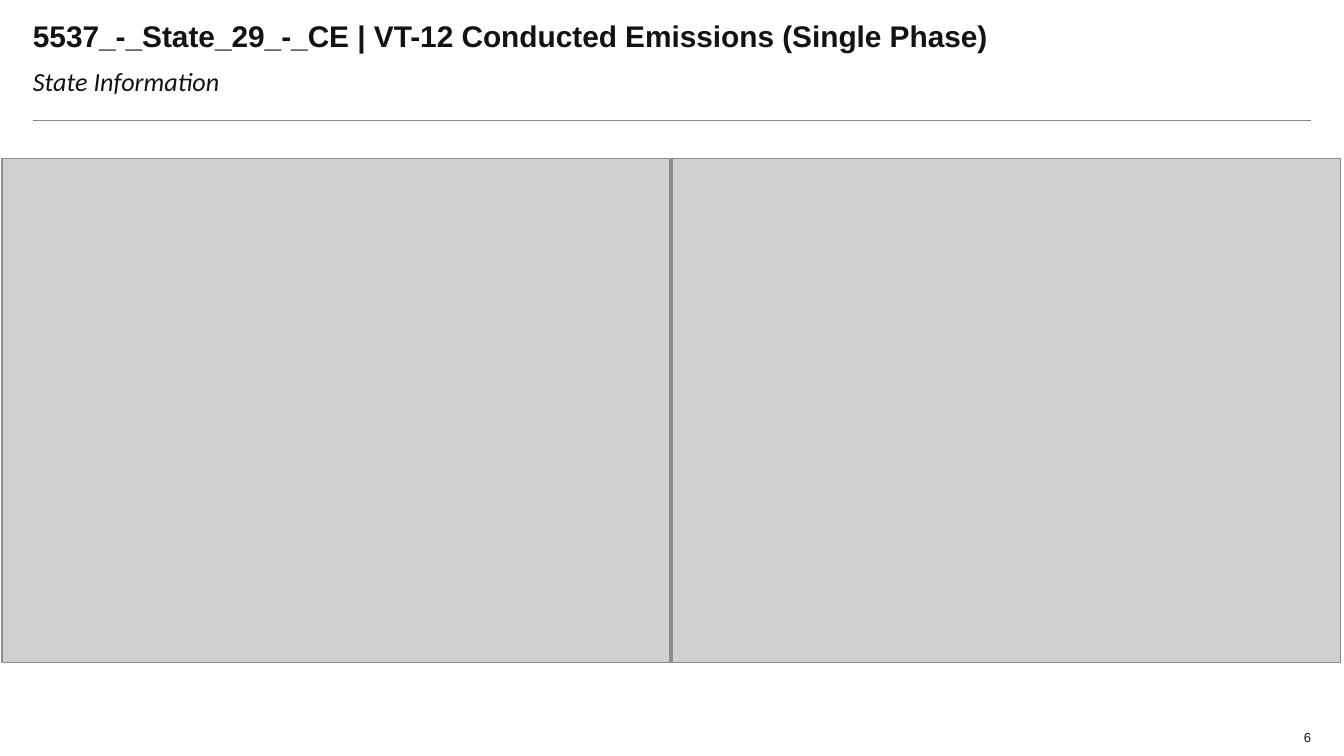
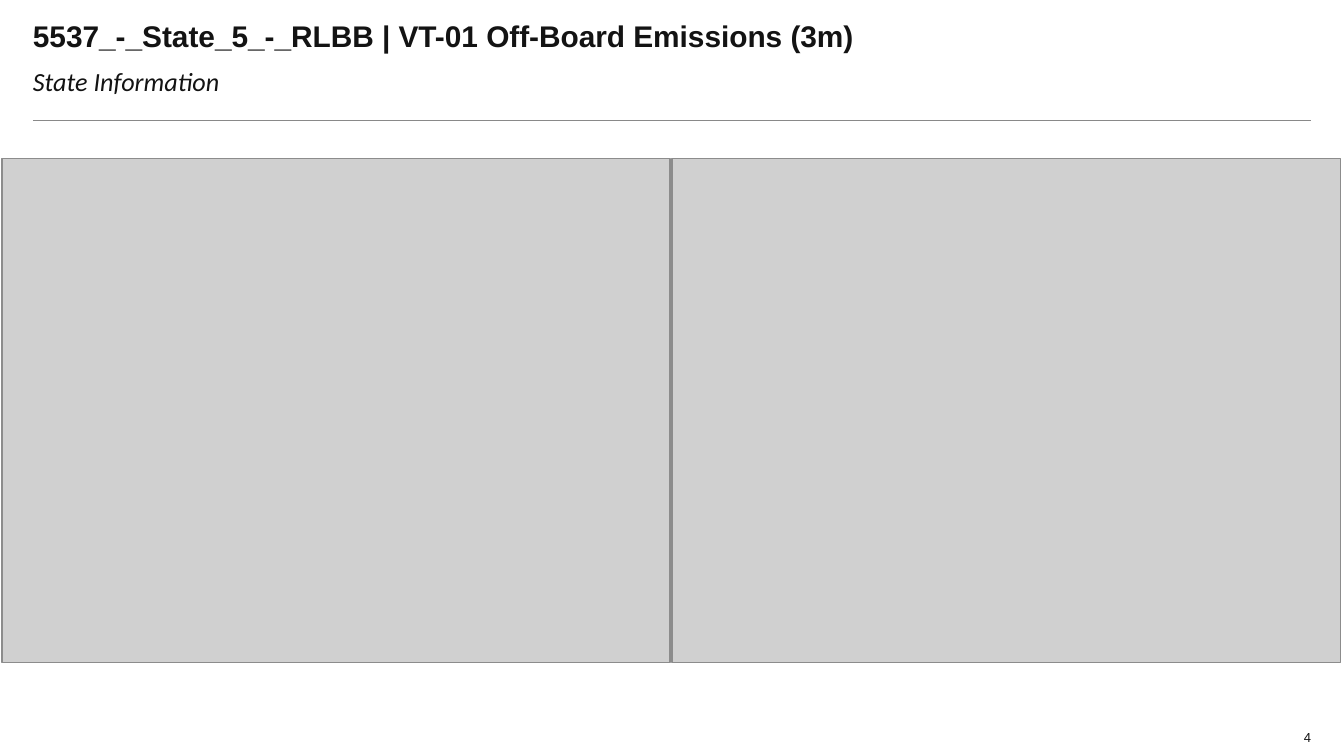
Before and after one commit to Laurapaws/graphGrabber, a slide deck: slide 4 of newDeck.pptx (slide 6 before the commit). Drawn at 1344x756 pixels with LibreOffice and Linux fonts; fonts in the diff are those of the drawing; grey boxes stand for pictures; background and template pictures are left out. Boxes give left, top, right and bottom in pixels: in the first picture for what was removed or moved away, otherwise in the second. Text is boxed around its words. In the diff, an @@ line names an element or a change of style, - is before the commit and + after.

```diff
--- a/newDeck.pptx
+++ b/newDeck.pptx
@@ title at (33,25,854,52): text changed @@
-5537_-_State_29_-_CE | VT-12 Conducted Emissions (Single Phase)
+5537_-_State_5_-_RLBB | VT-01 Off-Board Emissions (3m)
@@ page number at (1304,733,1311,742): text changed @@
-6
+4
```
Also in this commit, not shown: 5 other slides changed, 1 slide added, 1 slide removed, 4 other files.
